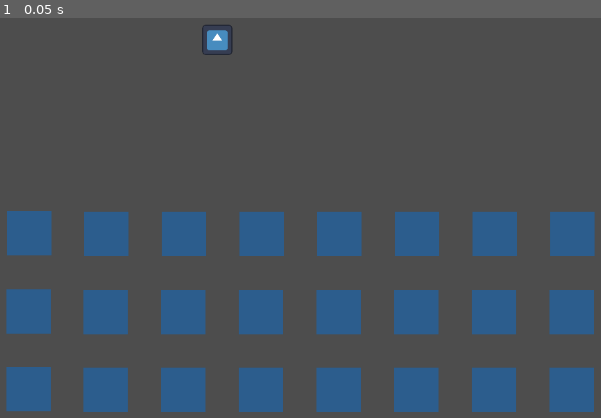
Above: before the commit, frame 1.
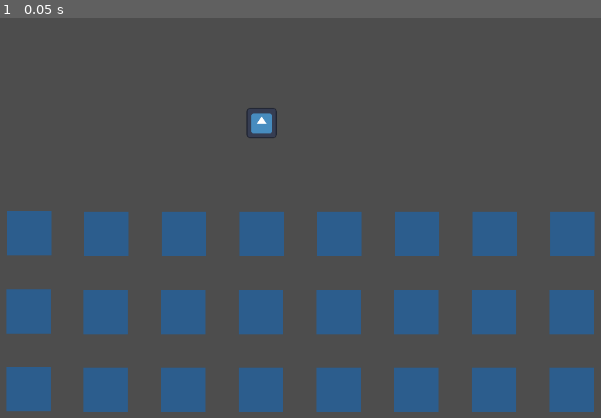
Above: after the commit, the same moment.

Repository: LucasGewl/skibidi-auto-battler
Game: Godot game, scene res://game.tscn
Two runs of this game, one before a commit and one after it. Both use one fixed random seed, a clock stepped at 60 frames per second and the inputs below. Before the commit the project has no main scene; this scene is started directly in both runs. The engine's default icon, where the game draws it, is replaced by a stand-in: a white triangle on a blue panel in a dark square.
Inputs:
- Up to frame 1 (0.05 s): no input

The runs differ from the first frame. In frame 1, 0.5% of the frame differs, in the area x 33-47%, y 1-30%.

Commit message:
Made the unit class handle drag

Diff:
--- a/skibidi-auto-battler/game.tscn
+++ b/skibidi-auto-battler/game.tscn
@@ -1,7 +1,7 @@
 [gd_scene load_steps=3 format=3 uid="uid://bechj5tc4ruit"]
 
 [ext_resource type="PackedScene" uid="uid://csxuxeyqlma11" path="res://platform.tscn" id="1_58frh"]
-[ext_resource type="PackedScene" uid="uid://bhleovnvxc0ta" path="res://temp_unit.tscn" id="2_or5xr"]
+[ext_resource type="PackedScene" uid="uid://ca3ws4tkp6cg6" path="res://warrior.tscn" id="2_u4qx6"]
 
 [node name="Game" type="Node2D"]
 
@@ -79,6 +79,5 @@
 [node name="Platform24" parent="Platforms" instance=ExtResource("1_58frh")]
 position = Vector2(967, 577)
 
-[node name="TempUnit" parent="." instance=ExtResource("2_or5xr")]
-position = Vector2(456, 72)
-scale = Vector2(1.7, 1.7)
+[node name="Warrior" parent="." instance=ExtResource("2_u4qx6")]
+position = Vector2(520, 192)
--- a/skibidi-auto-battler/project.godot
+++ b/skibidi-auto-battler/project.godot
@@ -11,6 +11,7 @@
 [application]
 
 config/name="Skibidi Auto Battler"
+run/main_scene="res://game.tscn"
 config/features=PackedStringArray("4.2", "Forward Plus")
 config/icon="res://icon.svg"
 <<<<<<<HEADrun/main_scene="res://game.tscn"
--- a/skibidi-auto-battler/temp_unit.gd
+++ /dev/null
@@ -1,43 +0,0 @@
-extends StaticBody2D
-
-var offset : Vector2
-var initial_pos : Vector2
-var curr_platform
-var prev_platform
-var is_draggable
-
-# Called when the node enters the scene tree for the first time.
-func _ready():
-	pass # Replace with function body.
-
-
-# Called every frame. 'delta' is the elapsed time since the previous frame.
-func _process(delta):
-	for i in $Area2D.get_overlapping_bodies():
-		if i.is_in_group("platform"):
-			curr_platform = i
-		else:
-			curr_platform = null
-	print(global_position.distance_to(get_global_mouse_position()))
-	print($CollisionShape2D.shape.radius)
-
-	# Start dragging the unit
-	if Input.is_action_just_pressed("left_mouse") and global_position.distance_to(get_global_mouse_position()) <= $CollisionShape2D.shape.radius:
-		initial_pos = global_position
-		offset = get_global_mouse_position() - global_position
-		is_draggable = true
-	if is_draggable:
-		if Input.is_action_pressed("left_mouse"):
-			global_position = get_global_mouse_position() - offset
-		elif Input.is_action_just_released("left_mouse"):
-			var tween = get_tree().create_tween()
-			is_draggable = false
-			if curr_platform and not curr_platform.get_occupied():
-				if prev_platform:
-					prev_platform.set_occupied(false)
-				curr_platform.set_occupied(true)
-				initial_pos = position
-				prev_platform = curr_platform
-				tween.tween_property(self, "position", curr_platform.position, 0.2).set_ease(Tween.EASE_OUT)
-			else:
-				tween.tween_property(self, "global_position", initial_pos, 0.2).set_ease(Tween.EASE_OUT)
--- a/skibidi-auto-battler/temp_unit.tscn
+++ b/skibidi-auto-battler/temp_unit.tscn
@@ -1,13 +1,56 @@
-[gd_scene load_steps=4 format=3 uid="uid://bhleovnvxc0ta"]
+[gd_scene load_steps=4 format=3 uid="uid://eidrftpolsh5"]
 
 [ext_resource type="Texture2D" uid="uid://d4g62ugibku8f" path="res://icon.svg" id="1_2awlc"]
-[ext_resource type="Script" path="res://temp_unit.gd" id="1_c5i5a"]
+
+[sub_resource type="GDScript" id="GDScript_xpqx0"]
+script/source = "extends StaticBody2D
+
+var offset : Vector2
+var initial_pos : Vector2
+var curr_platform
+var prev_platform
+var is_draggable
+
+# Called when the node enters the scene tree for the first time.
+func _ready():
+	pass # Replace with function body.
+
+
+# Called every frame. 'delta' is the elapsed time since the previous frame.
+func _process(delta):
+	for i in $Area2D.get_overlapping_bodies():
+		if i.is_in_group(\"platform\"):
+			curr_platform = i
+		else:
+			curr_platform = null
+
+	# Start dragging the unit
+	if Input.is_action_just_pressed(\"left_mouse\") and global_position.distance_to(get_global_mouse_position()) <= $CollisionShape2D.shape.radius:
+		initial_pos = global_position
+		offset = get_global_mouse_position() - global_position
+		is_draggable = true
+	if is_draggable:
+		if Input.is_action_pressed(\"left_mouse\"):
+			global_position = get_global_mouse_position() - offset
+		elif Input.is_action_just_released(\"left_mouse\"):
+			var tween = get_tree().create_tween()
+			is_draggable = false
+			if curr_platform and not curr_platform.get_occupied():
+				if prev_platform:
+					prev_platform.set_occupied(false)
+				curr_platform.set_occupied(true)
+				initial_pos = position
+				prev_platform = curr_platform
+				tween.tween_property(self, \"position\", curr_platform.position, 0.2).set_ease(Tween.EASE_OUT)
+			else:
+				tween.tween_property(self, \"global_position\", initial_pos, 0.2).set_ease(Tween.EASE_OUT)
+"
 
 [sub_resource type="CircleShape2D" id="CircleShape2D_vpam4"]
 radius = 17.2627
 
 [node name="TempUnit" type="StaticBody2D"]
-script = ExtResource("1_c5i5a")
+script = SubResource("GDScript_xpqx0")
 
 [node name="Area2D" type="Area2D" parent="."]
 
--- a/skibidi-auto-battler/unit.gd
+++ b/skibidi-auto-battler/unit.gd
@@ -1,6 +1,6 @@
 class_name Unit
 
-extends Node
+extends Node2D
 
 @export var unitName : String;
 @export var attackSpeed : float;
@@ -15,6 +15,12 @@
 var isInCombat : bool = false;
 var attackCooldown : float;
 
+var offset : Vector2
+var initial_pos : Vector2
+var curr_platform
+var prev_platform
+var is_draggable
+
 # Called when the node enters the scene tree for the first time.
 func _ready():
 	self.attackCooldown = self.attackSpeed;
@@ -23,6 +29,8 @@
 
 # Called every frame. 'delta' is the elapsed time since the previous frame.
 func _process(delta):
+	handle_drag()
+
 	if (!isInCombat):
 		#print("Not in combat");
 		pass
@@ -36,6 +44,33 @@
 	pass
 
 
+func handle_drag():
+	for i in $Area2D.get_overlapping_bodies():
+		if i.is_in_group("platform"):
+			curr_platform = i
+		else:
+			curr_platform = null
+
+	# Start dragging the unit
+	if Input.is_action_just_pressed("left_mouse") and global_position.distance_to(get_global_mouse_position()) <= $CollisionShape2D.shape.radius:
+		initial_pos = global_position
+		offset = get_global_mouse_position() - global_position
+		is_draggable = true
+	if is_draggable:
+		if Input.is_action_pressed("left_mouse"):
+			global_position = get_global_mouse_position() - offset
+		elif Input.is_action_just_released("left_mouse"):
+			var tween = get_tree().create_tween()
+			is_draggable = false
+			if curr_platform and not curr_platform.get_occupied():
+				if prev_platform:
+					prev_platform.set_occupied(false)
+				curr_platform.set_occupied(true)
+				initial_pos = position
+				prev_platform = curr_platform
+				tween.tween_property(self, "position", curr_platform.position, 0.2).set_ease(Tween.EASE_OUT)
+			else:
+				tween.tween_property(self, "global_position", initial_pos, 0.2).set_ease(Tween.EASE_OUT)
 
 func attack() -> void:
 	print(self.unitName + ": attacked")
--- a/skibidi-auto-battler/unit.tscn
+++ b/skibidi-auto-battler/unit.tscn
@@ -1,16 +1,28 @@
-[gd_scene load_steps=4 format=3 uid="uid://6albendsuaa7"]
+[gd_scene load_steps=5 format=3 uid="uid://ddnweaok5qm7m"]
 
 [ext_resource type="Script" path="res://unit.gd" id="1_lbbkw"]
-[ext_resource type="PackedScene" uid="uid://cuoig8s0o18d3" path="res://warrior.tscn" id="2_6xp38"]
+[ext_resource type="Texture2D" uid="uid://d4g62ugibku8f" path="res://icon.svg" id="2_qq47a"]
 
-[sub_resource type="RectangleShape2D" id="RectangleShape2D_y0gx2"]
+[sub_resource type="CircleShape2D" id="CircleShape2D_vev4o"]
+radius = 17.2627
 
-[node name="Unit" type="Node"]
+[sub_resource type="CircleShape2D" id="CircleShape2D_wkgoa"]
+radius = 17.2627
+
+[node name="Unit" type="Node2D"]
 script = ExtResource("1_lbbkw")
 
 [node name="StaticBody2D" type="StaticBody2D" parent="."]
 
 [node name="CollisionShape2D" type="CollisionShape2D" parent="StaticBody2D"]
-shape = SubResource("RectangleShape2D_y0gx2")
+shape = SubResource("CircleShape2D_vev4o")
 
-[node name="Warrior" parent="." instance=ExtResource("2_6xp38")]
+[node name="Area2D" type="Area2D" parent="StaticBody2D"]
+scale = Vector2(1, 1)
+
+[node name="CollisionShape2D" type="CollisionShape2D" parent="StaticBody2D/Area2D"]
+shape = SubResource("CircleShape2D_wkgoa")
+
+[node name="Icon" type="Sprite2D" parent="."]
+scale = Vector2(0.2, 0.2)
+texture = ExtResource("2_qq47a")
--- a/skibidi-auto-battler/warrior.gd
+++ b/skibidi-auto-battler/warrior.gd
@@ -12,6 +12,7 @@
 func _process(delta):
 	super(delta)
 
+
 func castAbility() -> void:
 	super()
 	print(self.getStatsString())
--- a/skibidi-auto-battler/warrior.tscn
+++ b/skibidi-auto-battler/warrior.tscn
@@ -1,8 +1,13 @@
-[gd_scene load_steps=2 format=3 uid="uid://cuoig8s0o18d3"]
+[gd_scene load_steps=4 format=3 uid="uid://ca3ws4tkp6cg6"]
 
 [ext_resource type="Script" path="res://warrior.gd" id="1_ynhid"]
+[ext_resource type="Texture2D" uid="uid://d4g62ugibku8f" path="res://icon.svg" id="2_8k4d4"]
 
-[node name="Warrior" type="Node"]
+[sub_resource type="CircleShape2D" id="CircleShape2D_ox23o"]
+radius = 17.2627
+
+[node name="Warrior" type="Node2D"]
+scale = Vector2(1.7, 1.7)
 script = ExtResource("1_ynhid")
 unitName = "Warrior"
 attackSpeed = 1.0
@@ -13,3 +18,15 @@
 attackRange = 1
 currentHealth = 200
 maxHealth = 200
+
+[node name="Area2D" type="Area2D" parent="."]
+
+[node name="CollisionShape2D" type="CollisionShape2D" parent="Area2D"]
+shape = SubResource("CircleShape2D_ox23o")
+
+[node name="Icon" type="Sprite2D" parent="."]
+scale = Vector2(0.2, 0.2)
+texture = ExtResource("2_8k4d4")
+
+[node name="CollisionShape2D" type="CollisionShape2D" parent="."]
+shape = SubResource("CircleShape2D_ox23o")
